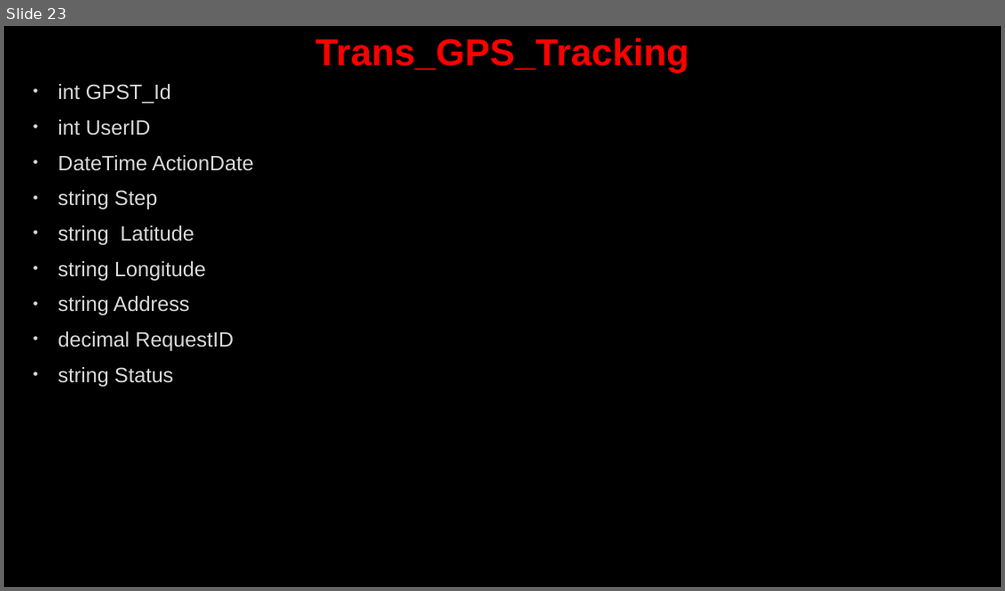
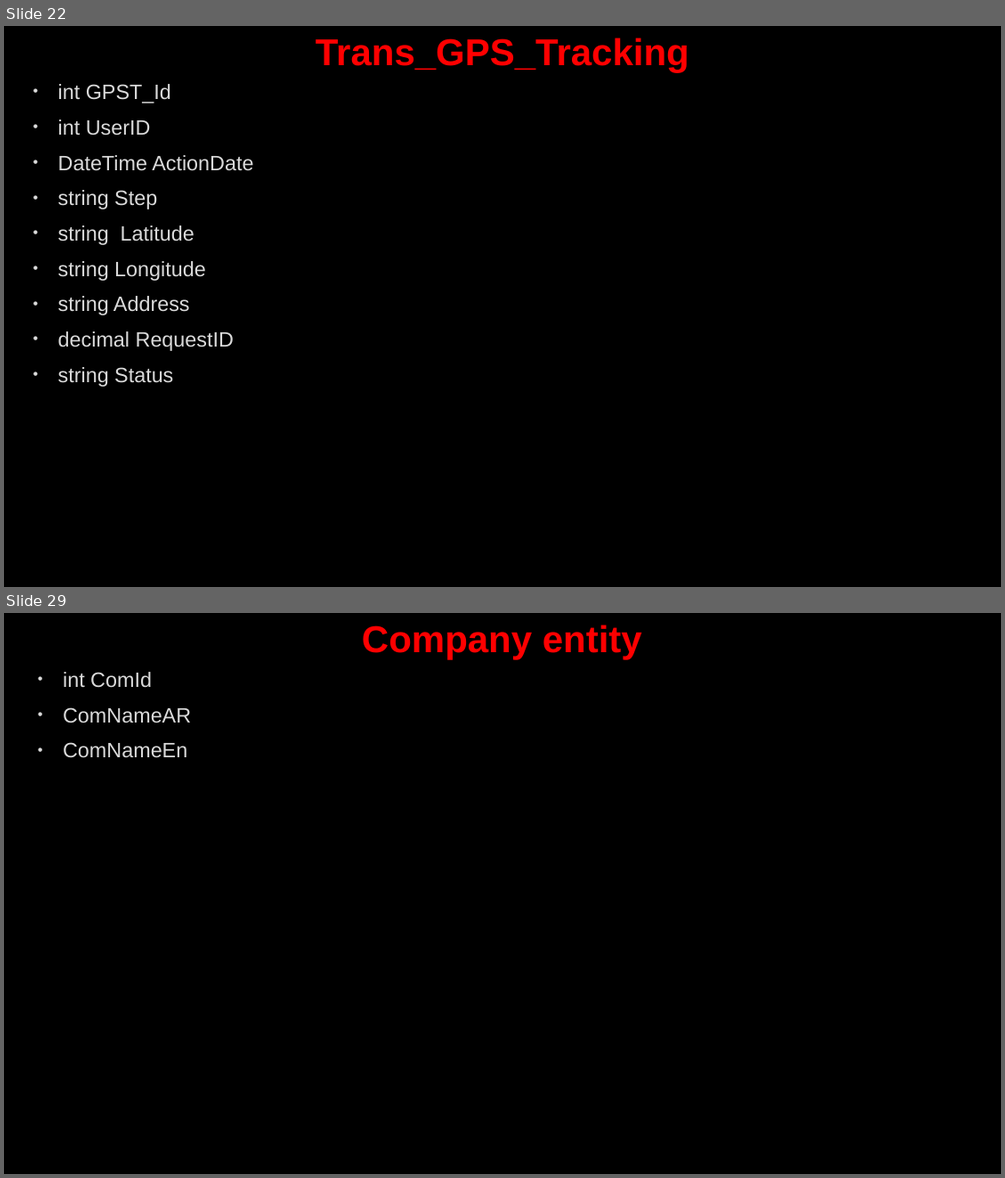
Before and after one commit to AhmedMohamedSamir1/Summary, a slide deck: Dot Net/Business.pptx. Shown one above the other, each under a label of ours: slide 23 before the commit, slides 22 and 29 after it; the slides between them are not shown. The pictures are 1005x591 and 1005x1178 pixels, drawn with LibreOffice and Linux fonts; fonts in the diff are those of the drawing; background and template pictures are left out. Boxes give left, top, right and bottom in pixels: in the first picture for what was removed or moved away, otherwise in the second. Text is boxed around its words. In the diff, an @@ line names an element or a change of style, - is before the commit and + after.

```diff
--- a/Dot Net/Business.pptx
+++ b/Dot Net/Business.pptx
@@ slide 29 added at (4, 613, 1001, 1174), background picture (left out) @@
@@ title added at (362, 625, 642, 660), 36 pt, text #FF0000, bold @@
+Company entity
@@ text added at (63, 672, 191, 758), 20 pt, text #DADADA @@
+• int ComId
+• ComNameAR
+• ComNameEn
@@ what was slide 23 is now slide 22 @@
```
Also in this commit, not shown: 3 slides changed, 9 other slides added, 3 other files.
